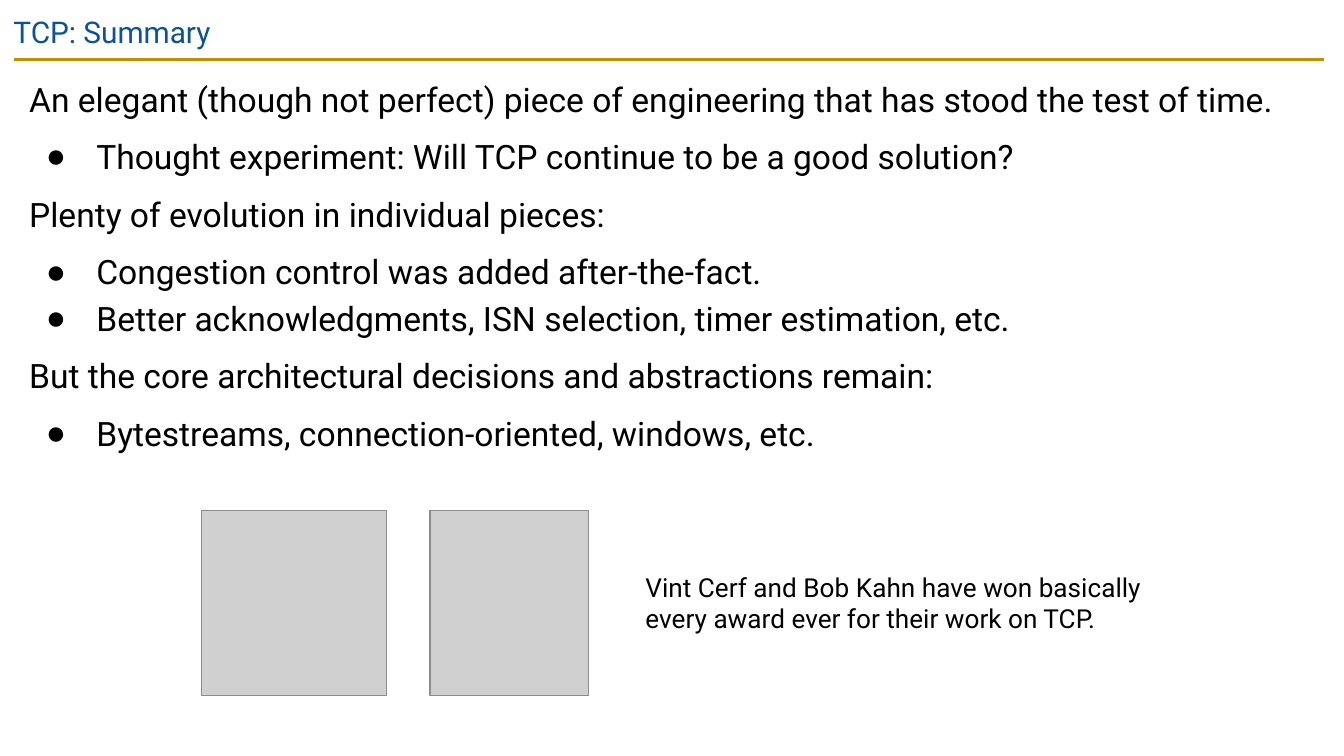
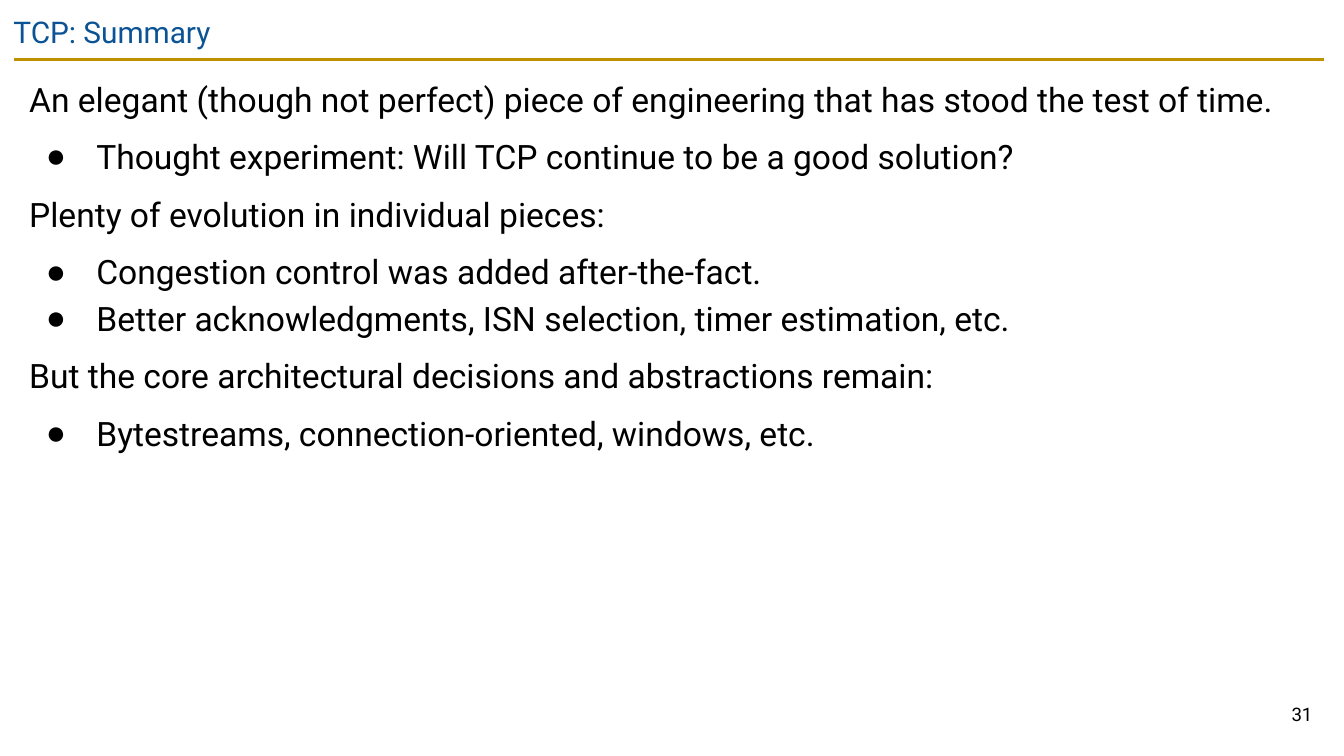
Before and after one commit to guhofstra/CSC175Sp26, a slide deck: slide 31 of PPTs/Lecture 11 - TCP Implementation.pptx (slide 32 before the commit). Drawn at 1344x756 pixels with LibreOffice and Linux fonts; fonts in the diff are those of the drawing; grey boxes stand for pictures. Boxes give left, top, right and bottom in pixels: in the first picture for what was removed or moved away, otherwise in the second. Text is boxed around its words. In the diff, an @@ line names an element or a change of style, - is before the commit and + after.

```diff
--- a/PPTs/Lecture 11 - TCP Implementation.pptx
+++ b/PPTs/Lecture 11 - TCP Implementation.pptx
@@ picture removed at [202, 511, 387, 696] @@
@@ picture removed at [430, 511, 589, 696] @@
@@ text removed at [645, 577, 1141, 634] @@
-Vint Cerf and Bob Kahn have won basically every award ever for their work on TCP.
@@ page number added at [1292, 707, 1313, 721], 10 pt, text #000000 @@
+31
```
Also in this commit, not shown: 29 other slides changed, 18 slides removed, 30 other files.
